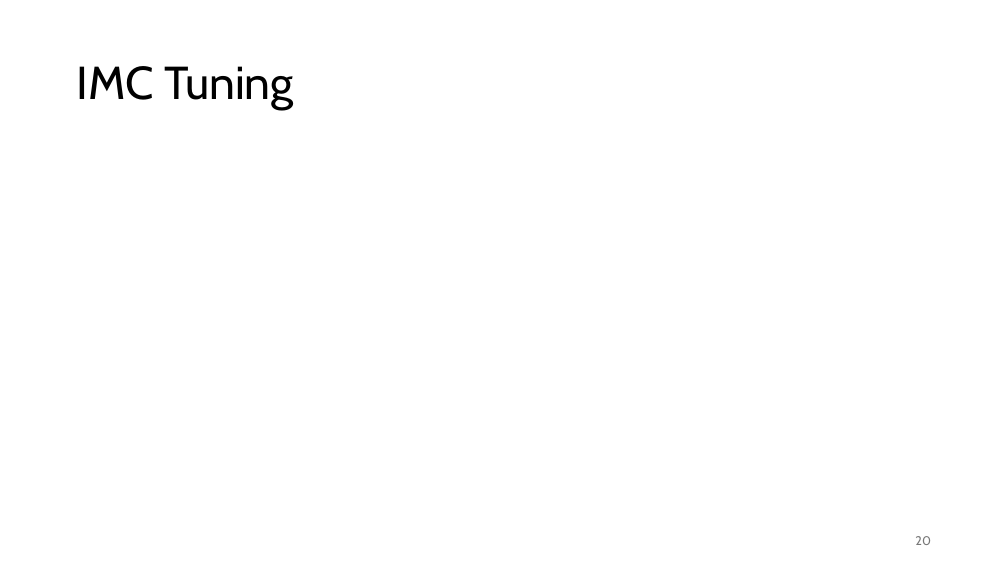
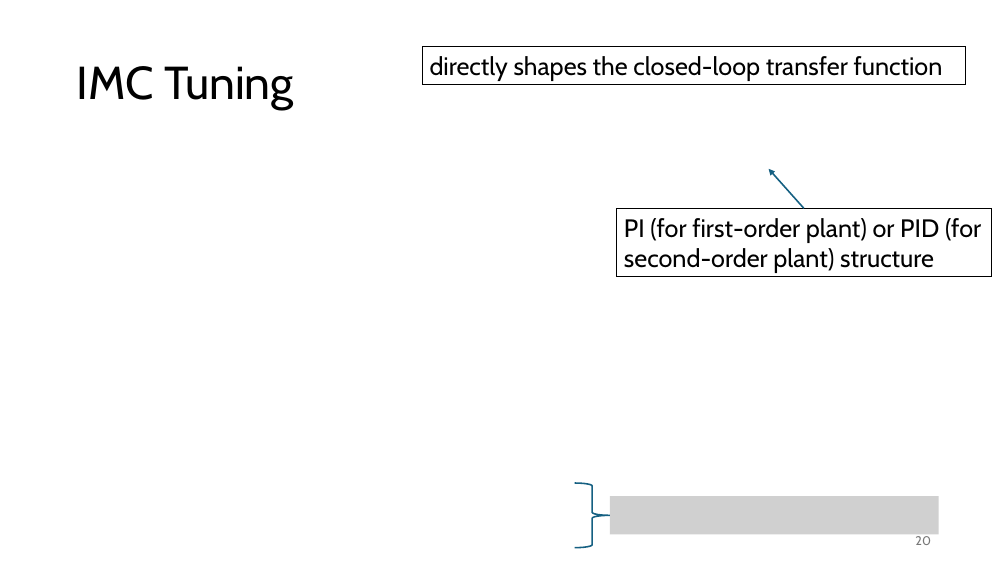
Before and after one commit to FelixWick/control_engineering, a slide deck: slide 20 of slides/5_controller_design.pptx. Drawn at 1008x567 pixels with LibreOffice and Linux fonts; fonts in the diff are those of the drawing; grey boxes stand for pictures. Boxes give left, top, right and bottom in pixels: in the first picture for what was removed or moved away, otherwise in the second. Text is boxed around its words. In the diff, an @@ line names an element or a change of style, - is before the commit and + after.

```diff
--- a/slides/5_controller_design.pptx
+++ b/slides/5_controller_design.pptx
@@ rectangle added at box(422, 47, 965, 85), outline #000000 0.75 pt, 24 pt, text #000000 @@
+directly shapes the closed-loop transfer function
@@ arrow added from (804, 209) to (769, 169), #156082 1.5 pt @@
@@ rectangle added at box(617, 209, 992, 278), outline #000000 0.75 pt, 24 pt, text #000000 @@
+PI (for first-order plant) or PID (for second-order plant) structure
@@ right brace added at box(575, 483, 610, 548), outline #156082 1.5 pt @@
@@ picture added at box(610, 496, 939, 534) @@
```
Also in this commit, not shown: 6 other files.
